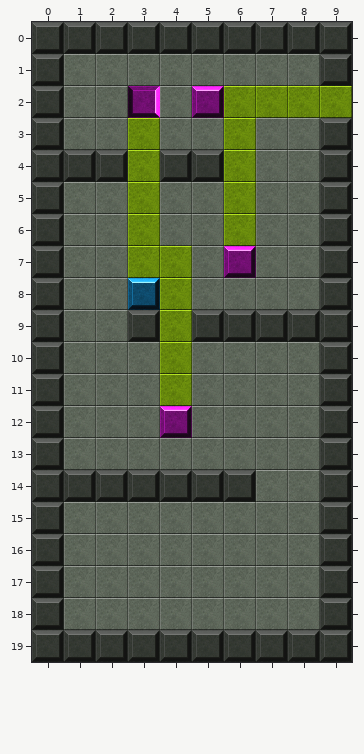
Tiled map, stored at client/public/assets/tutorial.tmx. Above is the file before it was changed.
Cells are 32x32 px. Shown: x 0..9, y 0..19.
Now the later version:
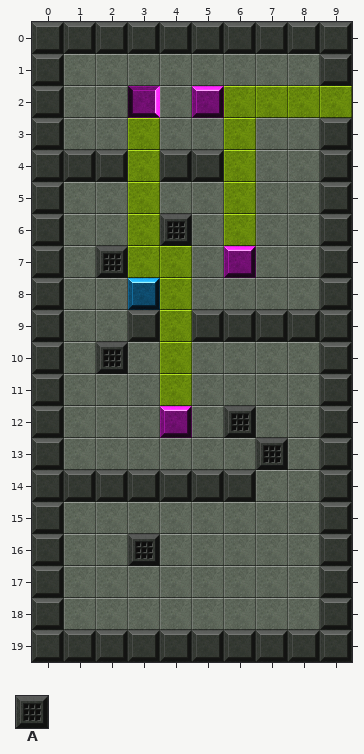
Key: from "tilesBackground": A 22.
_ is an empty cell.
Tiles of an added or newly shown layer are drawn over the layers below it.
Commit message: added map ability to move and demolisher (#8)
Diff:
Layer "moveableLayer" (added):
y 6: x 4 _ -> A
y 7: x 2 _ -> A
y 10: x 2 _ -> A
y 12: x 6 _ -> A
y 13: x 7 _ -> A
y 16: x 3 _ -> A
Pixel boxes of the changes (left, top, right, bottom) in both pictures:
added: (160, 214, 192, 246)
added: (96, 246, 128, 278)
added: (96, 342, 128, 374)
added: (224, 406, 288, 470)
added: (128, 534, 160, 566)
